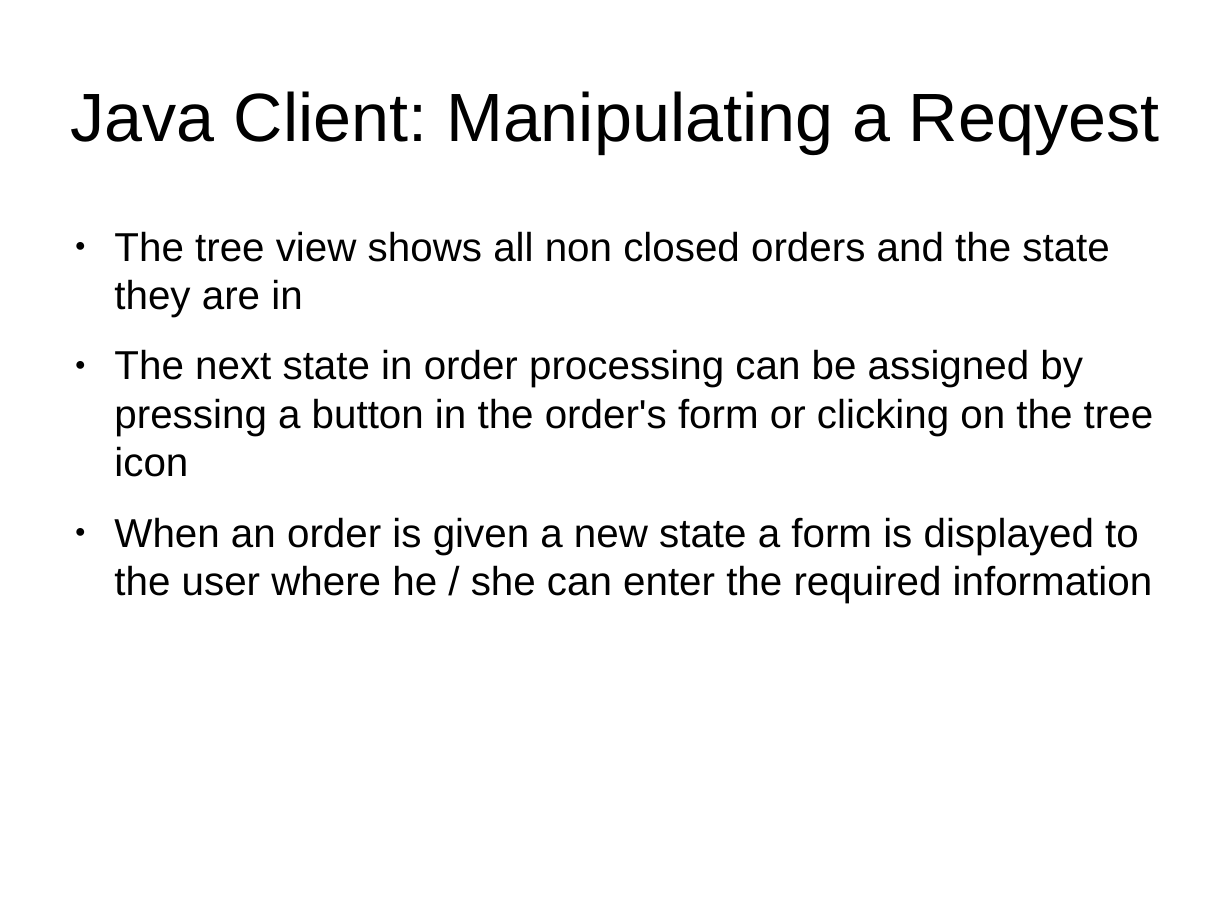
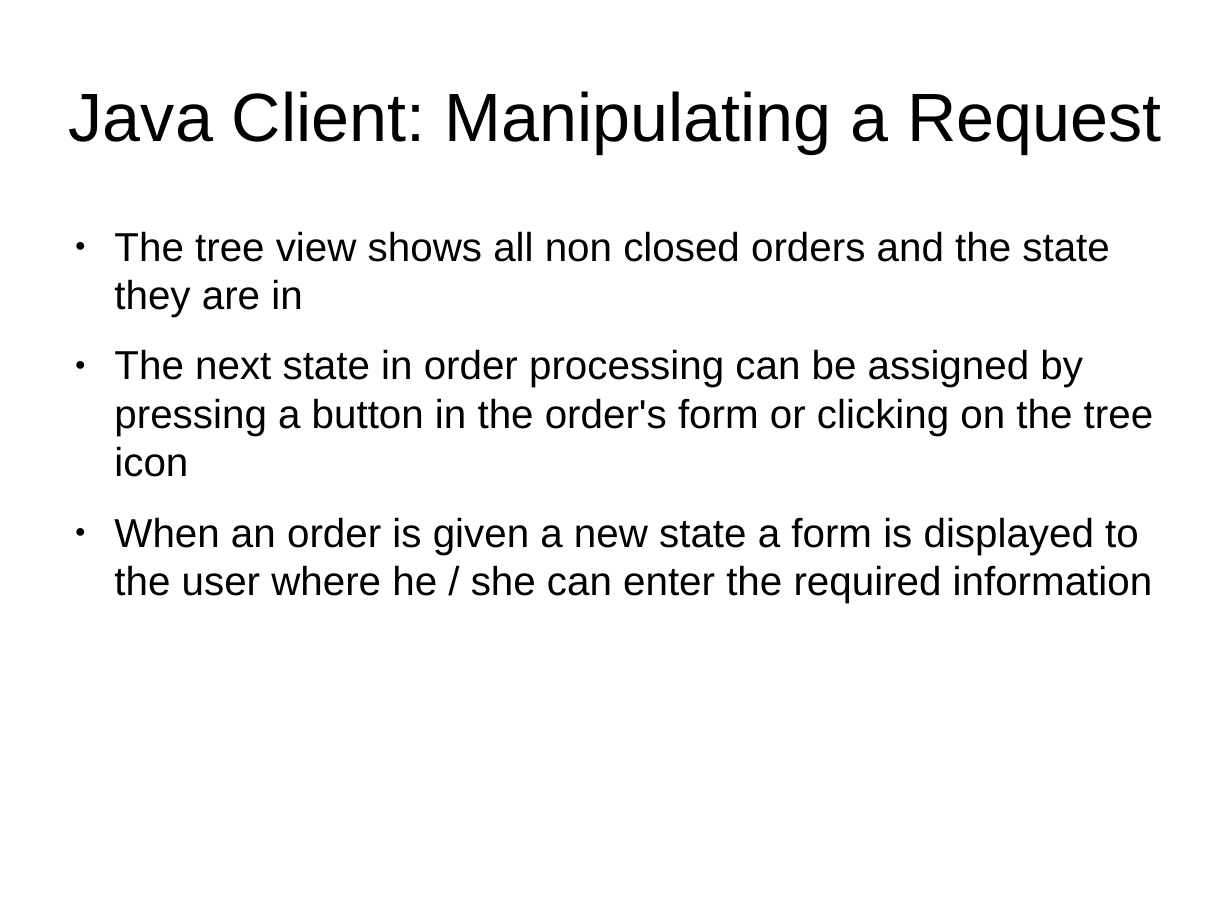
Before and after one commit to CBSR-Biobank/biobank, a slide deck: slide 9 of docs/sampleRequestFlowcharts.odp (slide 8 before the commit). Drawn at 1232x924 pixels with LibreOffice and Linux fonts; fonts in the diff are those of the drawing. Boxes give left, top, right and bottom in pixels: in the first picture for what was removed or moved away, otherwise in the second. Text is boxed around its words. In the diff, an @@ line names an element or a change of style, - is before the commit and + after.

Commit message:
changes to sample request flowcharts document

```diff
--- a/docs/sampleRequestFlowcharts.odp
+++ b/docs/sampleRequestFlowcharts.odp
@@ title at box(69, 91, 1161, 153): text changed @@
-Java Client: Manipulating a Reqyest
+Java Client: Manipulating a Request
```
Also in this commit, not shown: 6 other slides changed, 1 slide added.
